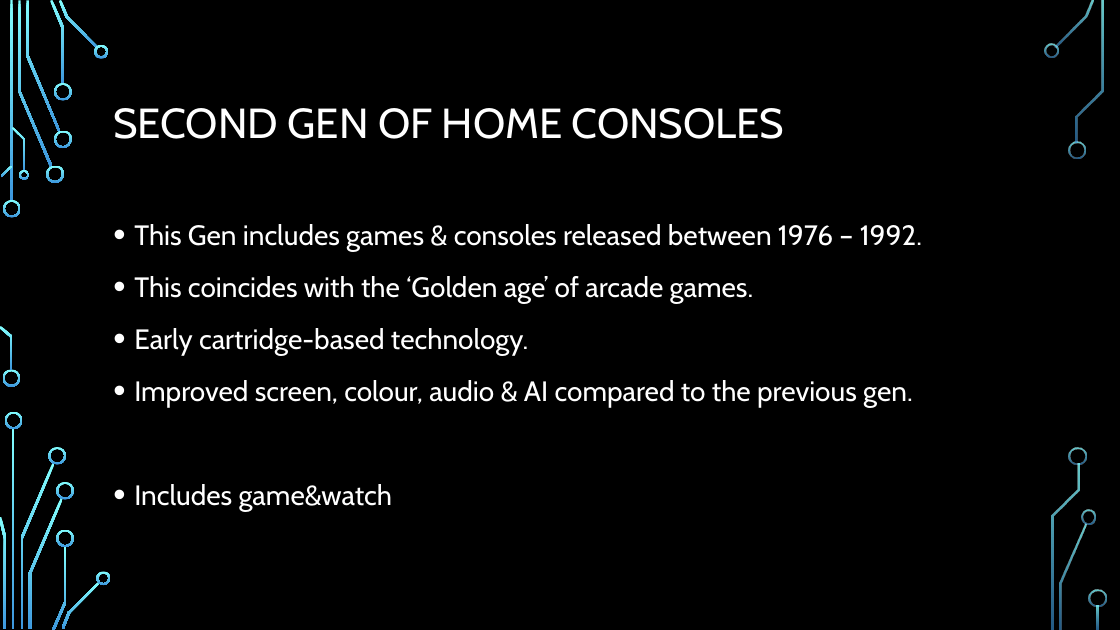
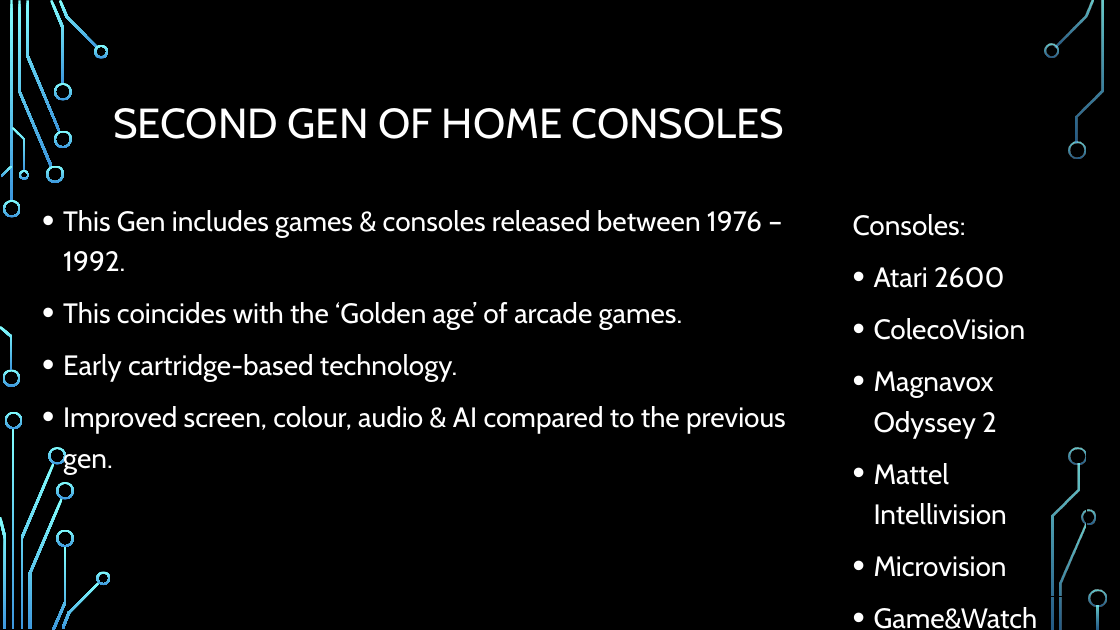
Before and after one commit to Stampard0/Assessments, a slide deck: slide 7 of Informational Technology (Game Design)/Part 1 Redo/Cluster - Introduction to Game Design/AT04/AT04 Video Game History By Richard Pountney.pptx. Drawn at 1120x630 pixels with LibreOffice and Linux fonts; fonts in the diff are those of the drawing; background and template pictures are left out. Boxes give left, top, right and bottom in pixels: in the first picture for what was removed or moved away, otherwise in the second. Text is boxed around its words. In the diff, an @@ line names an element or a change of style, - is before the commit and + after.

```diff
--- a/Informational Technology (Game Design)/Part 1 Redo/Cluster - Introduction to Game Design/AT04/AT04 Video Game History By Richard Pountney.pptx
+++ b/Informational Technology (Game Design)/Part 1 Redo/Cluster - Introduction to Game Design/AT04/AT04 Video Game History By Richard Pountney.pptx
@@ text "This Gen includes games & ...": place and size @@
-text "This Gen includes games & ..." at (134, 224, 922, 511)
+text "This Gen includes games & ..." at (63, 210, 786, 474)
@@ rectangle added at (844, 197, 1086, 597), outline #000000 0.75 pt, 24 pt, text #FFFFFF @@
+Consoles:
+• Atari 2600
+• ColecoVision
+• Magnavox Odyssey 2
+• Mattel Intellivision
+• Microvision
+• Game&Watch
@@ text at (134, 484, 392, 511): paragraph removed @@
-• Includes game&watch
```
Also in this commit, not shown: 5 other slides changed, 5 slides added, 2 slides removed.
